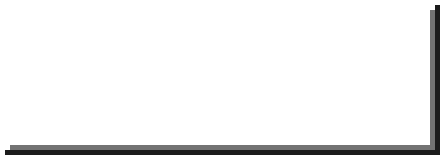
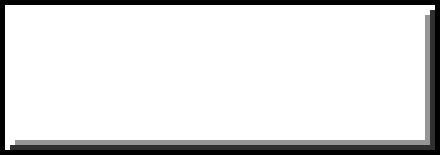
Two versions of the same layered image (440px x 155px). Layer-by-layer changes:
added layer "outline #1" above "highlight" over left=0, top=0, right=440, bottom=155
hid "highlight" over left=0, top=0, right=440, bottom=155
"highlight2": opacity 10% → 41% over left=10, top=10, right=435, bottom=150
added layer "highlight3" (20%) above "shadow" over left=15, top=15, right=430, bottom=145
hid "shadow" over left=5, top=5, right=440, bottom=155
"shadow2": opacity 55% → 81% over left=10, top=10, right=435, bottom=150
added layer "shadow3" (41%) above "Layer Group #2" over left=15, top=15, right=430, bottom=145
showed group "Layer Group #2" (6 layers) over left=0, top=0, right=440, bottom=155
showed group "Layer Group #1" (6 layers) over left=0, top=0, right=440, bottom=155
painted on "color2" over left=0, top=0, right=440, bottom=155
added layer "webmention" in group "Layer Group #1" over left=125, top=0, right=320, bottom=155
showed group "Layer Group" (2 layers) over left=0, top=0, right=440, bottom=155
painted on "color1" over left=0, top=0, right=440, bottom=155
